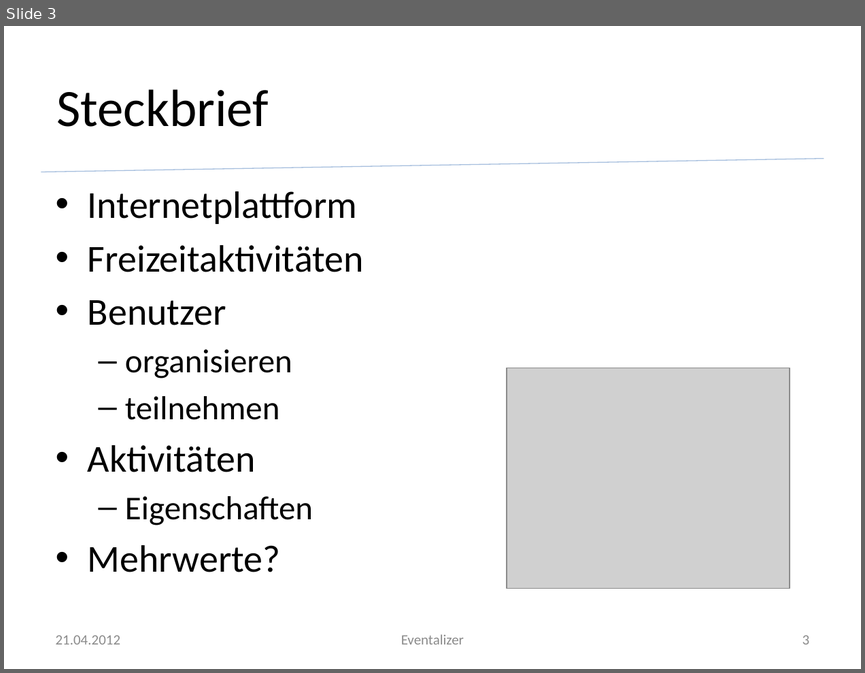
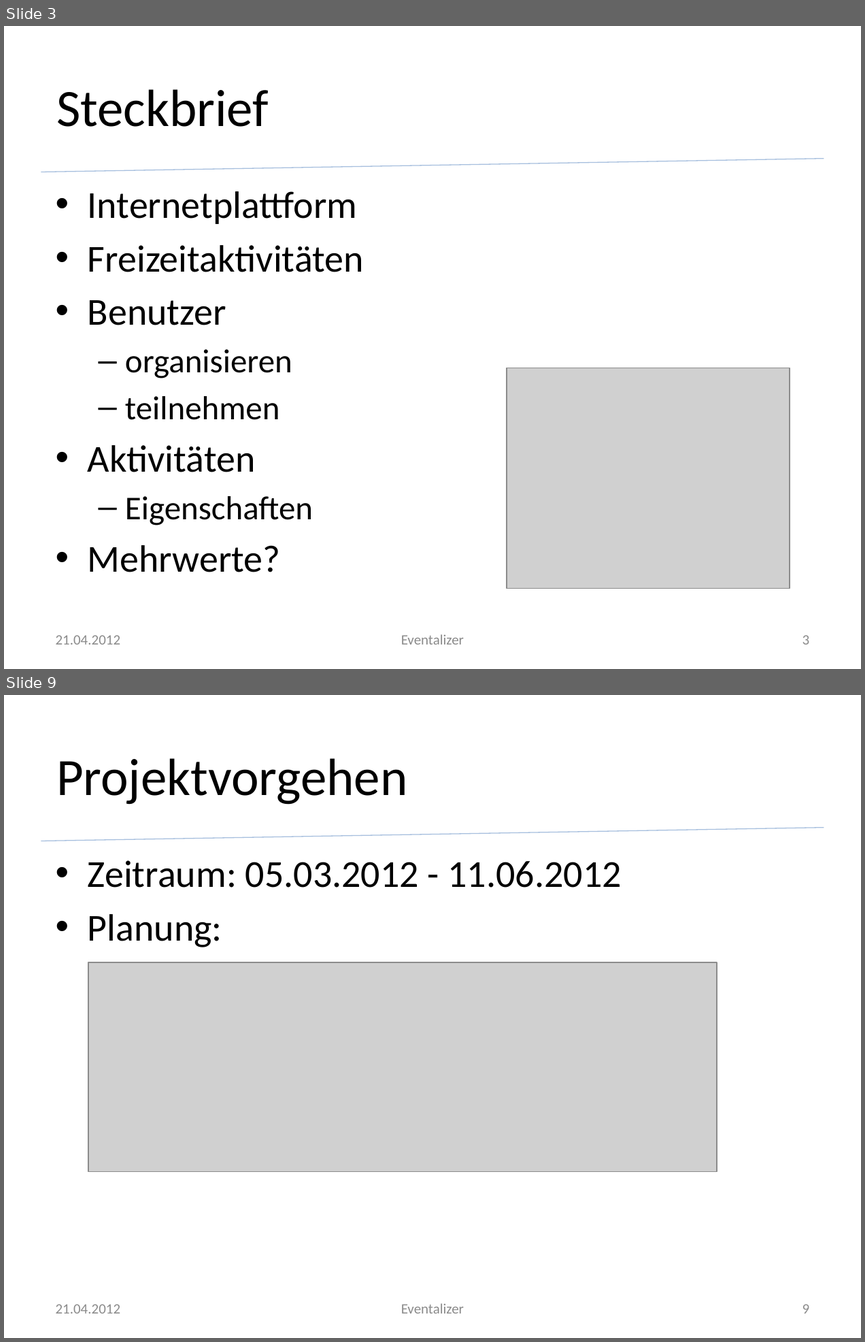
Before and after one commit to silkslostsoul/Eventalizer, a slide deck: Dokumente/Zwischenstand zum 2012 04 21.pptx. Shown one above the other, each under a label of ours: slide 3 before the commit, slides 3 and 9 after it; the slides between them are not shown. The pictures are 865x673 and 865x1342 pixels, drawn with LibreOffice and Linux fonts; fonts in the diff are those of the drawing; grey boxes stand for pictures; background and template pictures are left out. Boxes give left, top, right and bottom in pixels: in the first picture for what was removed or moved away, otherwise in the second. Text is boxed around its words. In the diff, an @@ line names an element or a change of style, - is before the commit and + after.

```diff
--- a/Dokumente/Zwischenstand zum 2012 04 21.pptx
+++ b/Dokumente/Zwischenstand zum 2012 04 21.pptx
@@ slide 9 added at box(4, 695, 861, 1338), background #FFFFFF; not listed: 1 template element that a slide beside it also shows @@
@@ title added at box(56, 758, 408, 804), 44 pt, text #000000 @@
+Projektvorgehen
@@ text added at box(88, 860, 621, 947), 32 pt, text #000000 @@
+• Zeitraum: 05.03.2012 - 11.06.2012
+• Planung:
@@ picture added at box(88, 962, 716, 1172) @@
@@ text added at box(56, 1304, 121, 1313), 12 pt, text #8C8C8C @@
+21.04.2012
@@ text added at box(401, 1303, 464, 1313), 12 pt, text #8C8C8C @@
+Eventalizer
@@ page number added at box(802, 1304, 810, 1313), 12 pt, text #8C8C8C @@
+9
```
Also in this commit, not shown: 4 slides changed, 7 other slides added, 2 other files.
